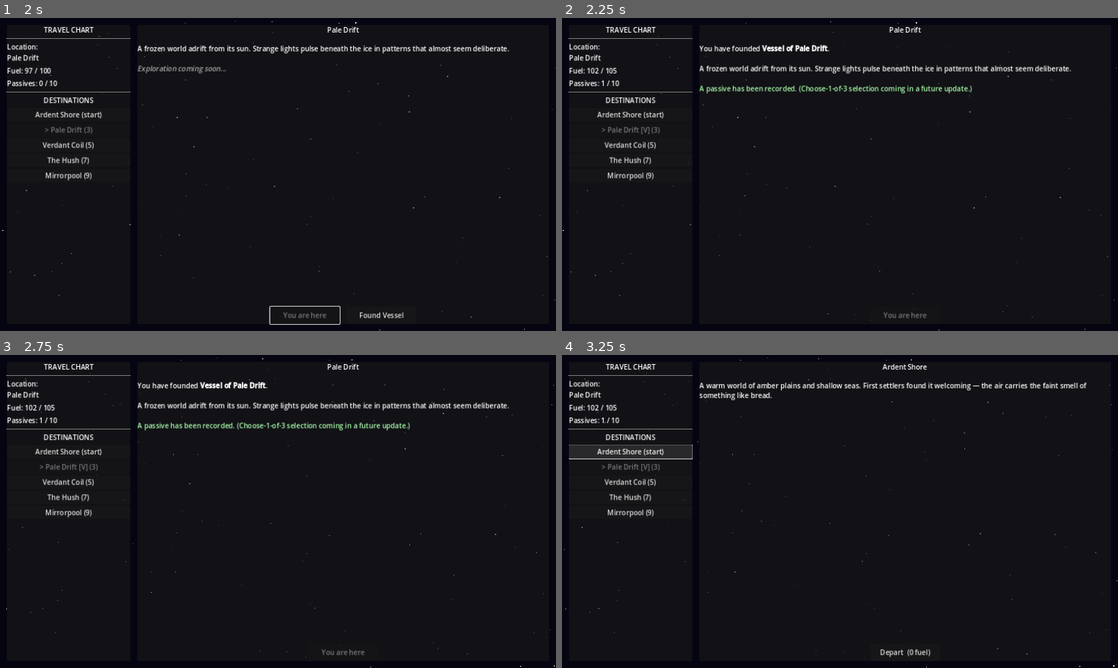
Above: before the commit, frames 1-4 (two rows, left to right).
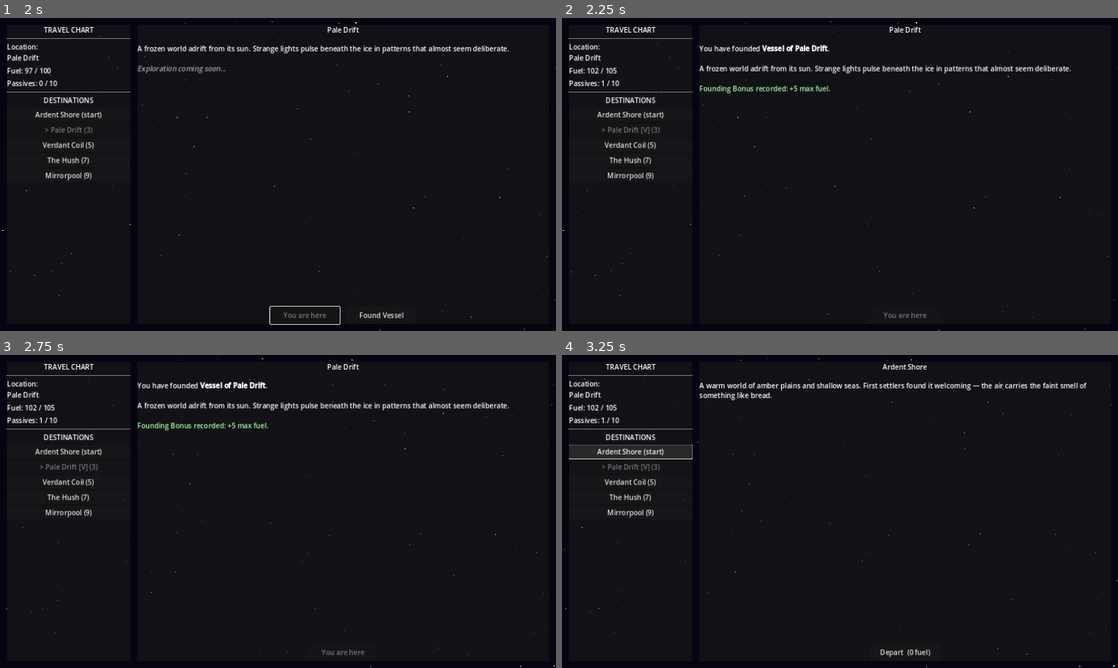
Above: after the commit, the same moments.

Repository: ColdTie/Metanoia-Vessel-2D
Game: Godot game, scene res://scenes/travel/travel_screen.tscn
Same seed, same stepped clock (60 frames per second), same inputs: the game is played once before the commit and once after it.
Inputs:
- Up to frame 1 (2 s): click "Pale Drift (3)" at 0.5 s; click "Depart (3 fuel)" at 1.25 s
- Up to frame 2 (2.25 s): click "Found Vessel" at 2 s
- Up to frame 3 (2.75 s): no input
- Up to frame 4 (3.25 s): click "Ardent Shore (start)" at 2.75 s

Frame 1 is identical in both runs. In frame 2, 0.6% of the frame differs, in the area x 24-74%, y 21-25%; in frame 3, 0.6%; in frame 4, nothing differs.

Commit message:
Add choose-1-of-3 settling passive reward
Completes the 10-passive roster (4 new: steady_hand, quiet_orbit,
deep_ledger, second_wind). First settlement still grants Founding
Bonus automatically; every settlement after that draws 3 random
unowned passives via GameState.get_random_passive_choices() and the
player picks one inline in the Travel Screen. Travel is locked while
a choice is pending. Keeps design/systems.md and content-log.md in
sync.

Co-Authored-By: Claude Sonnet 5 <noreply@anthropic.com>
Claude-Session: https://claude.ai/code/session_01JEFHYwcm2toyvyBtsbnS5c

Diff:
--- a/scripts/autoloads/game_state.gd
+++ b/scripts/autoloads/game_state.gd
@@ -15,6 +15,62 @@
 # World catalog — initialized in _ready(); mutated when worlds are settled.
 # Each entry: {id, name, type, description, settled, vessel_name, distance, specimens}
 var world_catalog: Array = []
+
+# Full passive roster (10 total → void unlock threshold).
+# founding_bonus is granted automatically on the very first settlement and is
+# never offered through the random choose-1-of-3 draw.
+var passive_roster: Array = [
+	{
+		"id": "founding_bonus",
+		"name": "Founding Bonus",
+		"desc": "The act of founding grants clarity. +5 max fuel.",
+	},
+	{
+		"id": "root_knowledge",
+		"name": "Root Knowledge",
+		"desc": "Jungle worlds yield extra specimens.",
+	},
+	{
+		"id": "echo_listener",
+		"name": "Echo Listener",
+		"desc": "Unlocks extra creature dialogue options.",
+	},
+	{
+		"id": "frost_hardened",
+		"name": "Frost Hardened",
+		"desc": "Ice-world travel costs 1 less fuel.",
+	},
+	{
+		"id": "tide_reader",
+		"name": "Tide Reader",
+		"desc": "Ocean worlds reveal hidden specimens.",
+	},
+	{
+		"id": "dust_walker",
+		"name": "Dust Walker",
+		"desc": "Desert worlds never trigger forced combat.",
+	},
+	{
+		"id": "steady_hand",
+		"name": "Steady Hand",
+		"desc": "Combat encounters never end in a costly loss.",
+	},
+	{
+		"id": "quiet_orbit",
+		"name": "Quiet Orbit",
+		"desc": "Avoiding an encounter never costs fuel.",
+	},
+	{
+		"id": "deep_ledger",
+		"name": "Deep Ledger",
+		"desc": "Selling specimens and info earns 10% more credits.",
+	},
+	{
+		"id": "second_wind",
+		"name": "Second Wind",
+		"desc": "Refueling at a Vessel restores 5 extra fuel.",
+	},
+]
 
 signal world_changed(new_world: String)
 signal passive_gained(passive: Dictionary)
@@ -118,6 +174,18 @@
 		_trigger_void_check()
 
 
+func get_random_passive_choices(count: int = 3) -> Array:
+	var owned_ids: Array = []
+	for p in passives:
+		owned_ids.append(p.get("id", ""))
+	var pool: Array = []
+	for p in passive_roster:
+		if p["id"] != "founding_bonus" and not owned_ids.has(p["id"]):
+			pool.append(p)
+	pool.shuffle()
+	return pool.slice(0, min(count, pool.size()))
+
+
 func _trigger_void_check() -> void:
 	# UNRESOLVED: does the replicator feed into the void endgame?
 	# Do not implement without resolving that design question first.
--- a/scripts/travel/travel_screen.gd
+++ b/scripts/travel/travel_screen.gd
@@ -20,8 +20,10 @@
 var _world_desc_label: RichTextLabel
 var _depart_button: Button
 var _settle_button: Button
+var _passive_choice_row: HBoxContainer
 
 var _selected_world_id: String = ""
+var _awaiting_passive_choice: bool = false
 
 
 func _ready() -> void:
@@ -200,6 +202,12 @@
 	_settle_button.pressed.connect(_on_settle_pressed)
 	btn_row.add_child(_settle_button)
 
+	_passive_choice_row = HBoxContainer.new()
+	_passive_choice_row.alignment = BoxContainer.ALIGNMENT_CENTER
+	_passive_choice_row.add_theme_constant_override("separation", 12)
+	_passive_choice_row.visible = false
+	vbox.add_child(_passive_choice_row)
+
 
 func _make_label(text: String) -> Label:
 	var lbl := Label.new()
@@ -229,7 +237,7 @@
 		var is_current: bool = world["name"] == GameState.current_world
 		btn.text = ("> " if is_current else "") + world["name"] + settled_tag + cost_tag
 		btn.size_flags_horizontal = Control.SIZE_EXPAND_FILL
-		btn.disabled = is_current
+		btn.disabled = is_current or _awaiting_passive_choice
 		var wid: String = world["id"]
 		btn.pressed.connect(func(): _select_world(wid))
 		_dest_list.add_child(btn)
@@ -262,6 +270,8 @@
 
 
 func _on_depart_pressed() -> void:
+	if _awaiting_passive_choice:
+		return
 	if _selected_world_id.is_empty():
 		return
 	if GameState.travel_to_world(_selected_world_id):
@@ -289,26 +299,76 @@
 
 	world["settled"] = true
 	world["vessel_name"] = "Vessel of " + world["name"]
-
-	# Grant the founding passive (choose-1-of-3 UI is TODO)
-	GameState.add_passive({
-		"id": "founding_bonus",
-		"name": "Founding Bonus",
-		"desc": "The act of founding grants clarity. +5 max fuel.",
-		"source": world["name"],
-	})
-	GameState.max_fuel += 5
-	GameState.refuel(5)
-
 	_settle_button.visible = false
+
+	if GameState.passives.is_empty():
+		# First settlement ever: guaranteed founding bonus, no choice needed.
+		GameState.add_passive({
+			"id": "founding_bonus",
+			"name": "Founding Bonus",
+			"desc": "The act of founding grants clarity. +5 max fuel.",
+			"source": world["name"],
+		})
+		GameState.max_fuel += 5
+		GameState.refuel(5)
+		_populate_destinations()
+		_refresh_status()
+		_world_desc_label.text = \
+			"You have founded [b]" + world["vessel_name"] + "[/b].\n\n" \
+			+ world.get("description", "") \
+			+ "\n\n[color=#aaffaa]Founding Bonus recorded: +5 max fuel.[/color]"
+		SaveLoad.save_game()
+	else:
+		_awaiting_passive_choice = true
+		_populate_destinations()
+		_world_desc_label.text = \
+			"You have founded [b]" + world["vessel_name"] + "[/b].\n\n" \
+			+ "[color=#aaffaa]Choose a passive to carry forward:[/color]"
+		_show_passive_choices(world)
+
+
+func _show_passive_choices(world: Dictionary) -> void:
+	var choices: Array = GameState.get_random_passive_choices(3)
+	if choices.is_empty():
+		_awaiting_passive_choice = false
+		_populate_destinations()
+		_world_desc_label.text += \
+			"\n\n[color=#aaaaaa][i]No new passives remain to discover.[/i][/color]"
+		SaveLoad.save_game()
+		return
+
+	var options_text := ""
+	for choice in choices:
+		options_text += "\n[b]%s[/b] — %s" % [choice["name"], choice["desc"]]
+	_world_desc_label.text += options_text
+
+	for child in _passive_choice_row.get_children():
+		child.queue_free()
+	_passive_choice_row.visible = true
+	for choice in choices:
+		var btn := Button.new()
+		btn.text = choice["name"]
+		btn.tooltip_text = choice["desc"]
+		btn.custom_minimum_size = Vector2(140.0, 40.0)
+		btn.pressed.connect(func(): _on_passive_chosen(choice, world))
+		_passive_choice_row.add_child(btn)
+
+
+func _on_passive_chosen(passive: Dictionary, world: Dictionary) -> void:
+	var granted := passive.duplicate()
+	granted["source"] = world.get("name", "")
+	GameState.add_passive(granted)
+
+	_awaiting_passive_choice = false
+	_passive_choice_row.visible = false
+	for child in _passive_choice_row.get_children():
+		child.queue_free()
+
 	_populate_destinations()
 	_refresh_status()
-
 	_world_desc_label.text = \
-		"You have founded [b]" + world["vessel_name"] + "[/b].\n\n" \
-		+ world.get("description", "") \
-		+ "\n\n[color=#aaffaa]A passive has been recorded. " \
-		+ "(Choose-1-of-3 selection coming in a future update.)[/color]"
+		"You have founded [b]" + world.get("vessel_name", "") + "[/b].\n\n" \
+		+ "[color=#aaffaa]" + granted["name"] + " recorded: " + granted["desc"] + "[/color]"
 
 	SaveLoad.save_game()
 
Not shown, changed: design/content-log.md
Not shown, changed: design/systems.md
